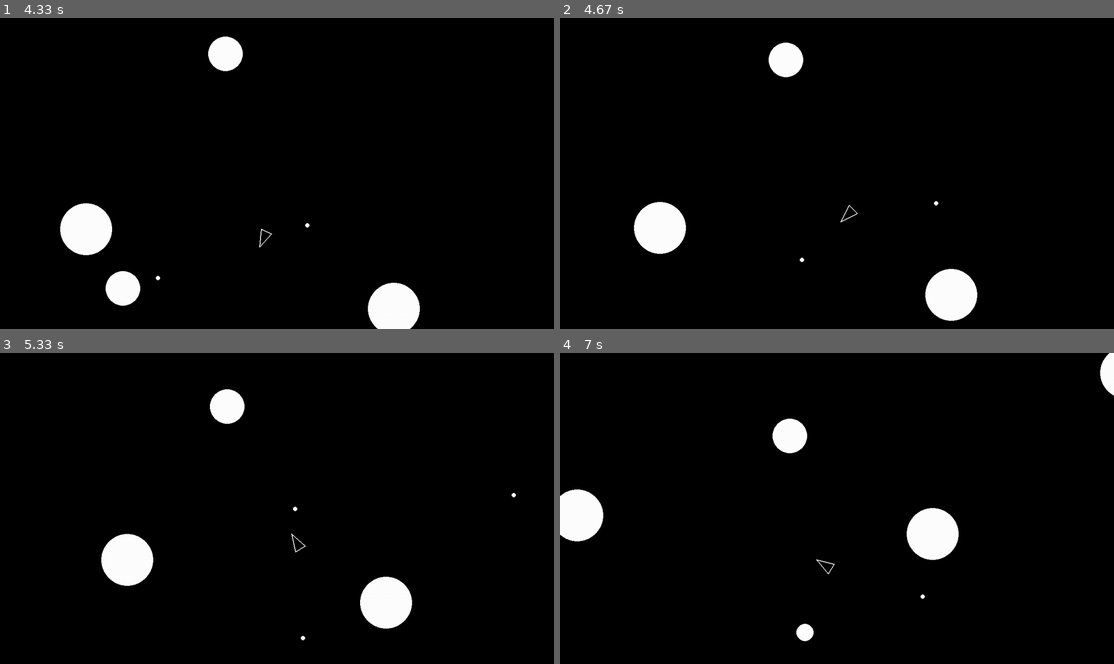
Above: before the commit, frames 1-4 (two rows, left to right).
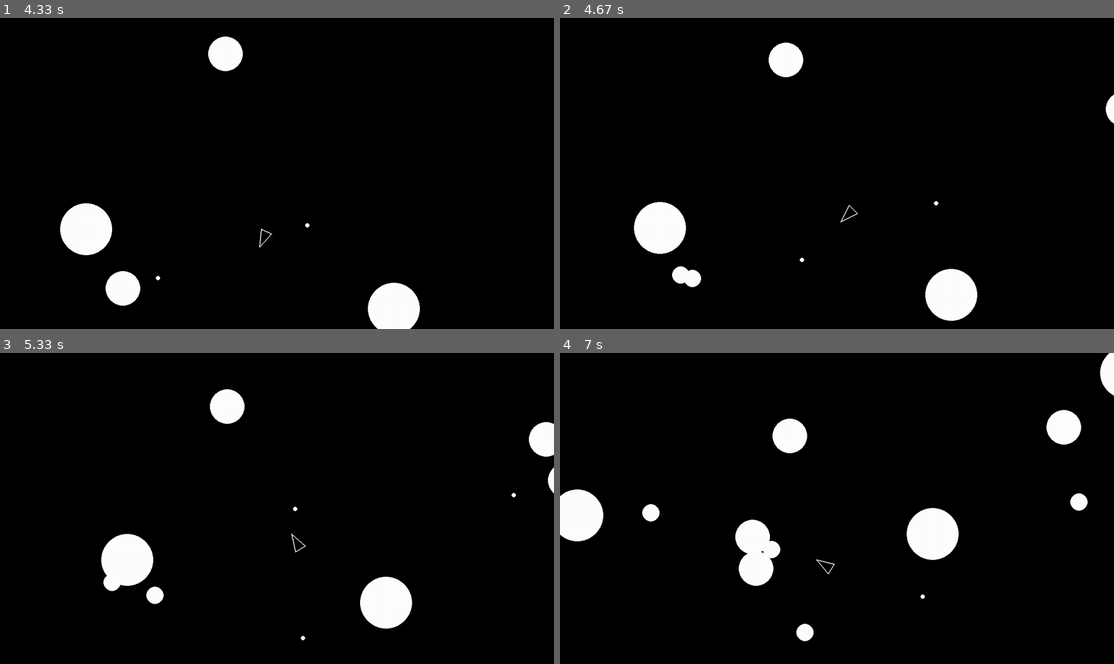
Above: after the commit, the same moments.

Repository: ambi-lapse/pygame_asteroids
Game: pygame game, started from main.py
The game is run twice, just before and just after one commit, with the same random seed, the same clock (stepped at 60 frames per second) and the same inputs.
Inputs:
- Up to frame 1 (4.33 s): tap Space at 0.33, 0.73, 1.03, 1.23, 1.57, 1.87, 2.07, 2.37, 2.63, 2.97, 3.27, 3.4, 3.8, 4.1 s; hold D 0.67-1.13 s; hold W 1.17-1.47 s; hold D 1.5-1.97 s; hold A 2-2.53 s; hold S 2.57-2.87 s; hold A 2.9-3.3 s; hold W 3.33-3.7 s; hold D from 3.73 s (still down)
- Up to frame 2 (4.67 s): release D at 4.37 s; hold S from 4.4 s (still down); tap Space at 4.47 s
- Up to frame 3 (5.33 s): release S at 4.77 s; hold A 4.8-5.27 s; tap Space at 4.87, 5.17 s; hold D from 5.3 s (still down)
- Up to frame 4 (7 s): tap Space at 5.37, 5.67, 5.87, 6.2, 6.5, 6.7 s; release D at 5.77 s; hold W 5.8-6.1 s; hold D 6.13-6.6 s; hold A from 6.63 s (still down)

Frame 1 is identical in both runs. In frame 2, 0.4% of the frame differs, in the area x 20-100%, y 24-87%; in frame 3, 0.7%; in frame 4, 2.1%, in the area x 14-96%, y 18-75%.

Commit message:
boot.dev class complete

Diff:
--- a/asteroid.py
+++ b/asteroid.py
@@ -1,6 +1,6 @@
 from constants import *
 from circleshape import *
-import pygame
+import pygame, random
 
 class Asteroid(CircleShape):
     def __init__(self, x, y, radius):
@@ -14,3 +14,17 @@
 
     def update(self, dt):
         self.position += (self.velocity*dt)
+
+    def split(self):
+        self.kill()
+        if self.radius <= ASTEROID_MIN_RADIUS:
+            return
+
+        print("spawn new")
+        self.angle = random.uniform(20, 50)
+        self.new_r = self.radius - ASTEROID_MIN_RADIUS
+        roid_1 = Asteroid(self.position.x, self.position.y, self.new_r)
+        roid_1.velocity = self.velocity.rotate(self.angle)*1.2
+
+        roid_2 = Asteroid(self.position.x, self.position.y, self.new_r)
+        roid_2.velocity = self.velocity.rotate(self.angle*-1)*1.2
--- a/main.py
+++ b/main.py
@@ -61,7 +61,7 @@
             for bullet in shot_group:
                 if bullet.collision(roid):
                     bullet.kill()
-                    roid.kill()
+                    roid.split()
 
         pygame.display.flip()
 
